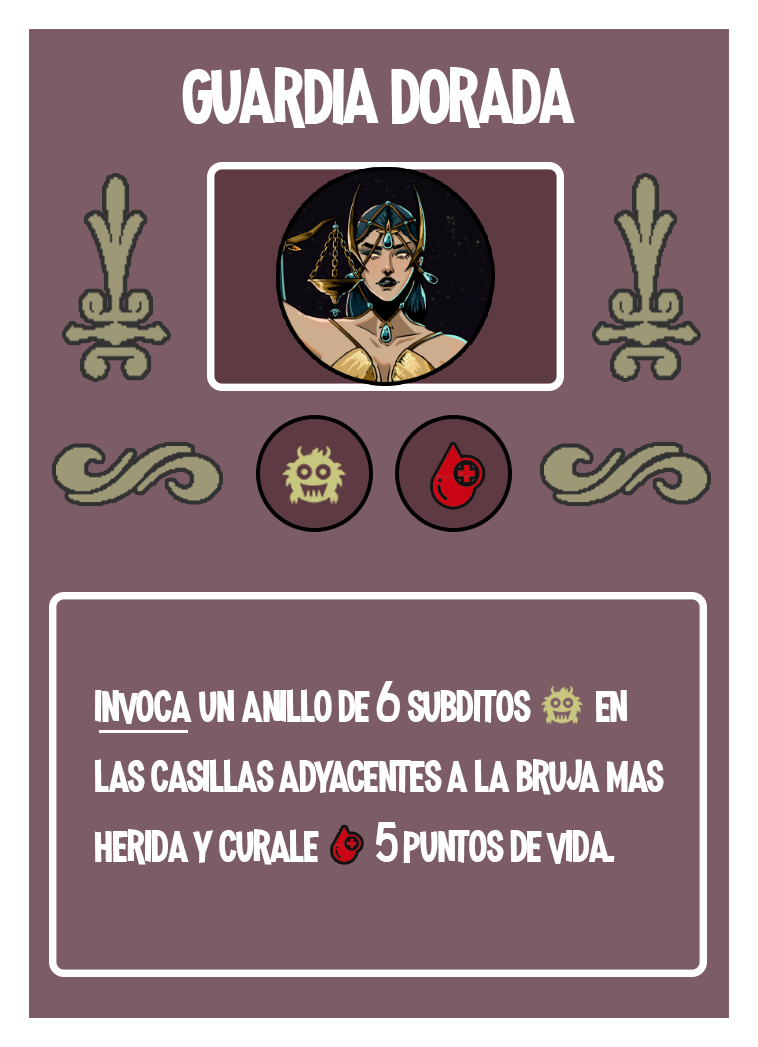
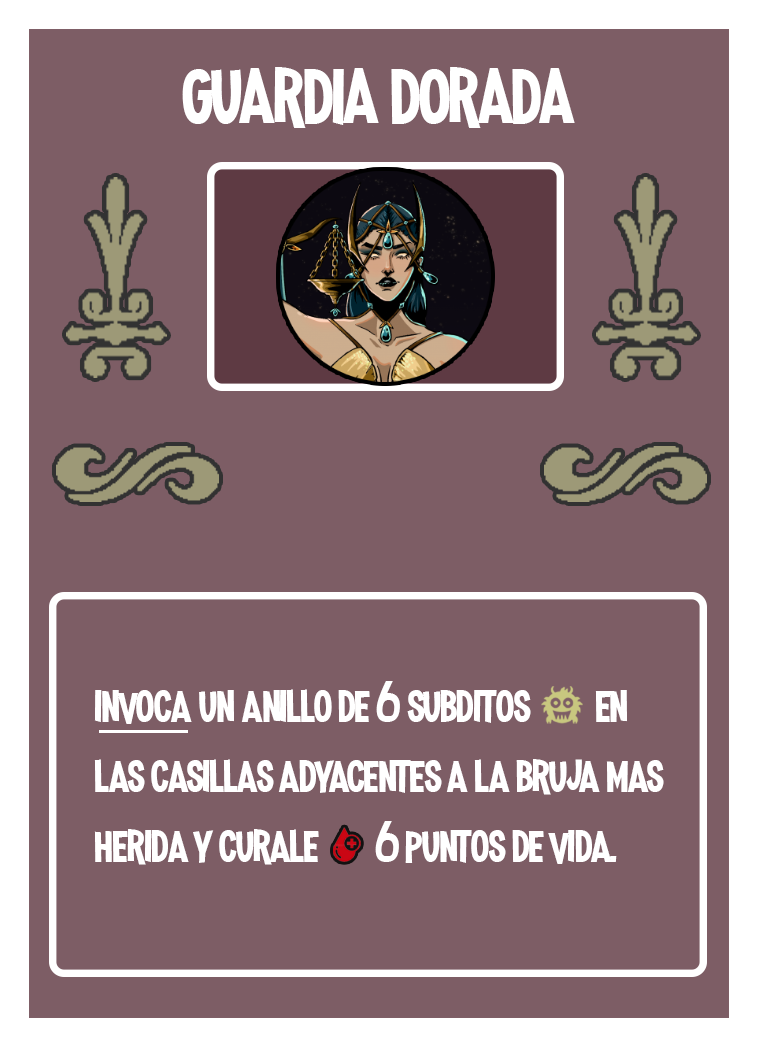
The second w=758, h=1047 image is a revision of the first. Changes to its layers:
removed layer "Capa 7" from group "PLANTILLA_SIN_CUADRICULA" over (282, 446, 346, 504)
removed layer "Capa 6" from group "PLANTILLA_SIN_CUADRICULA" over (433, 444, 483, 507)
removed layer "Elipse 1 copia" (1st of 2, in "Roundabout Card" › "Range hexagons copy 2" › "PLANTILLA_SIN_CUADRICULA") from group "PLANTILLA_SIN_CUADRICULA" over (399, 419, 508, 528)
removed layer "Elipse 1 copia" (2nd of 2, in "Roundabout Card" › "Range hexagons copy 2" › "PLANTILLA_SIN_CUADRICULA") from group "PLANTILLA_SIN_CUADRICULA" over (260, 419, 369, 528)
painted on "invoca un anillo de 6 subditos en las casillas adyacente" over (375, 821, 617, 864)